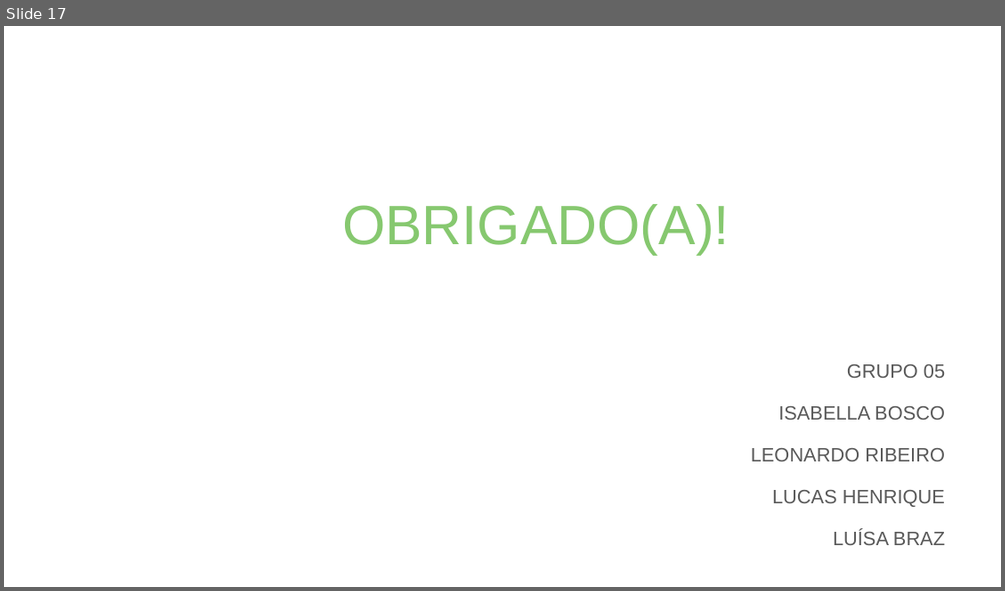
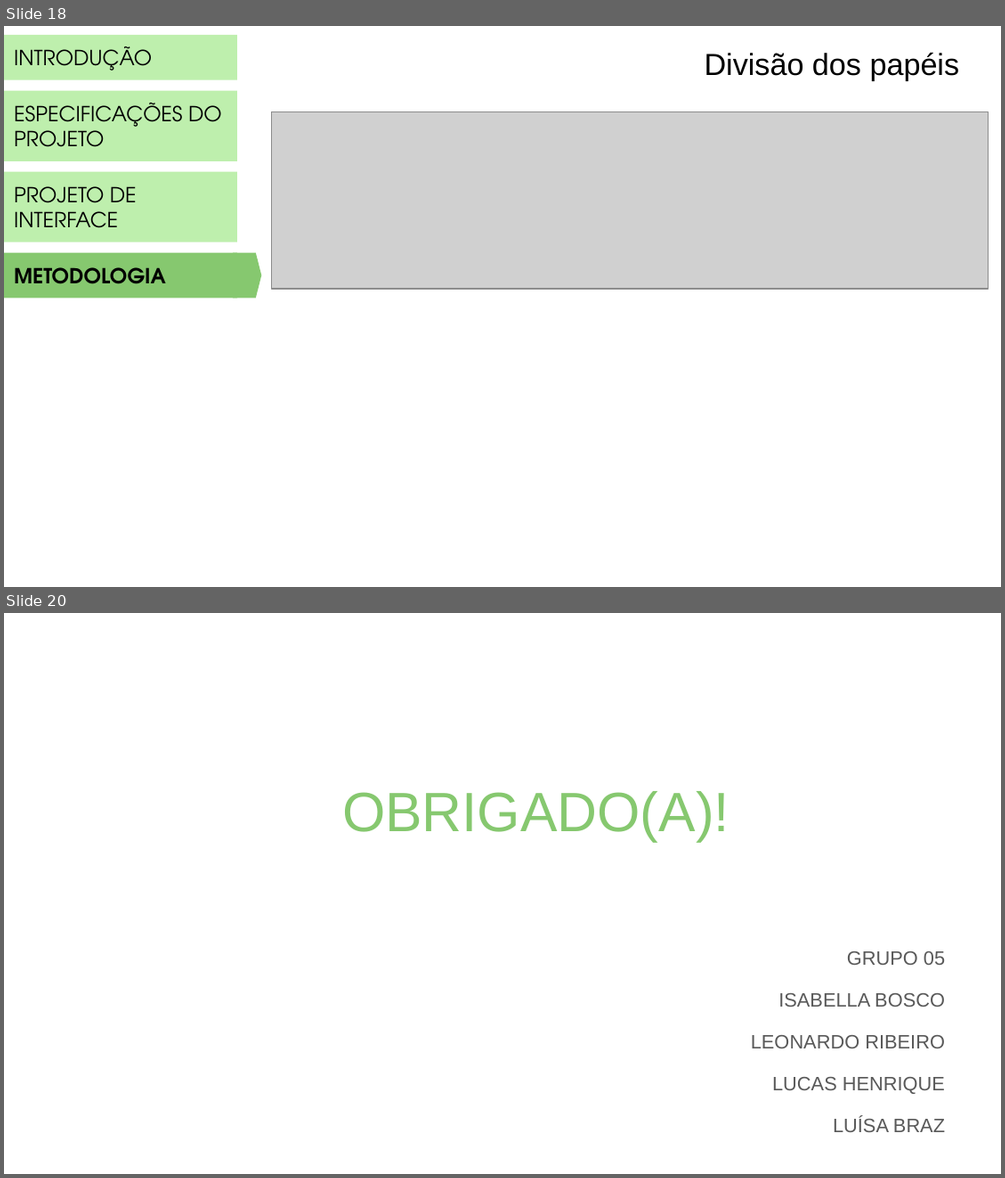
Before and after one commit to PSG-TIAPN-2022-1/psg-tiapn-2023-1-minha-avo-que-fez, a slide deck: docs/apresentacao/LANCHES DA VOVÓ.pptx. Shown one above the other, each under a label of ours: slide 17 before the commit, slides 18 and 20 after it; the slides between them are not shown. The pictures are 1005x591 and 1005x1178 pixels, drawn with LibreOffice and Linux fonts; fonts in the diff are those of the drawing; grey boxes stand for pictures. Boxes give left, top, right and bottom in pixels: in the first picture for what was removed or moved away, otherwise in the second. Text is boxed around its words. In the diff, an @@ line names an element or a change of style, - is before the commit and + after.

```diff
--- a/docs/apresentacao/LANCHES DA VOVÓ.pptx
+++ b/docs/apresentacao/LANCHES DA VOVÓ.pptx
@@ slide 18 added at [4, 26, 1001, 587], background #FFFFFF @@
@@ rectangle added at [4, 35, 237, 79], fill #BEEFAD, 15 pt, text #000000 @@
+INTRODUÇÃO
@@ text added at [704, 52, 960, 80], 22 pt, text #000000 @@
+Divisão dos papéis
@@ rectangle added at [4, 91, 237, 161], fill #BEEFAD, 15 pt, text #000000 @@
+ESPECIFICAÇÕES DO PROJETO
@@ picture added at [271, 111, 987, 289] @@
@@ rectangle added at [4, 172, 237, 242], fill #BEEFAD, 15 pt, text #000000 @@
+PROJETO DE INTERFACE
@@ rectangle added at [4, 252, 237, 297], fill #86C86F, 15 pt, text #000000, bold @@
+METODOLOGIA
@@ flow chart offpage connector added at [232, 253, 261, 298], fill #86C86F @@
@@ what was slide 17 is now slide 20 @@
```
Also in this commit, not shown: 8 slides changed, 10 other slides added, 8 slides removed.
